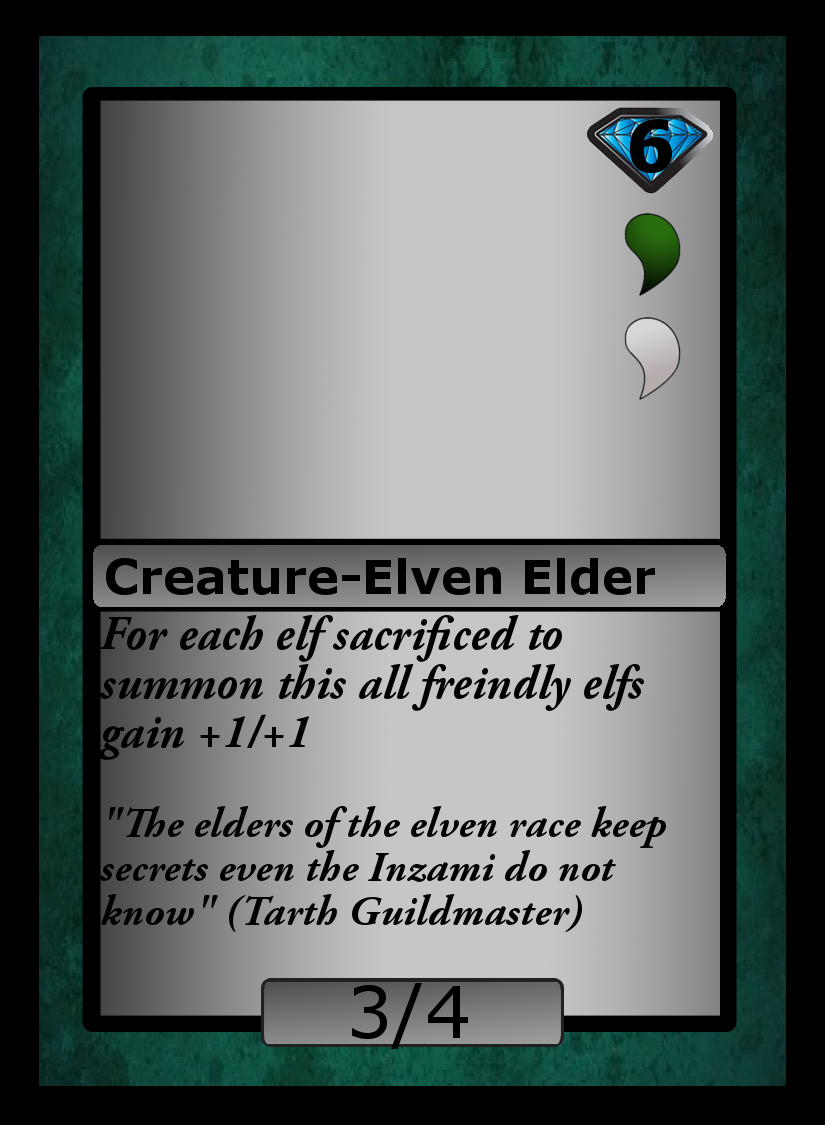
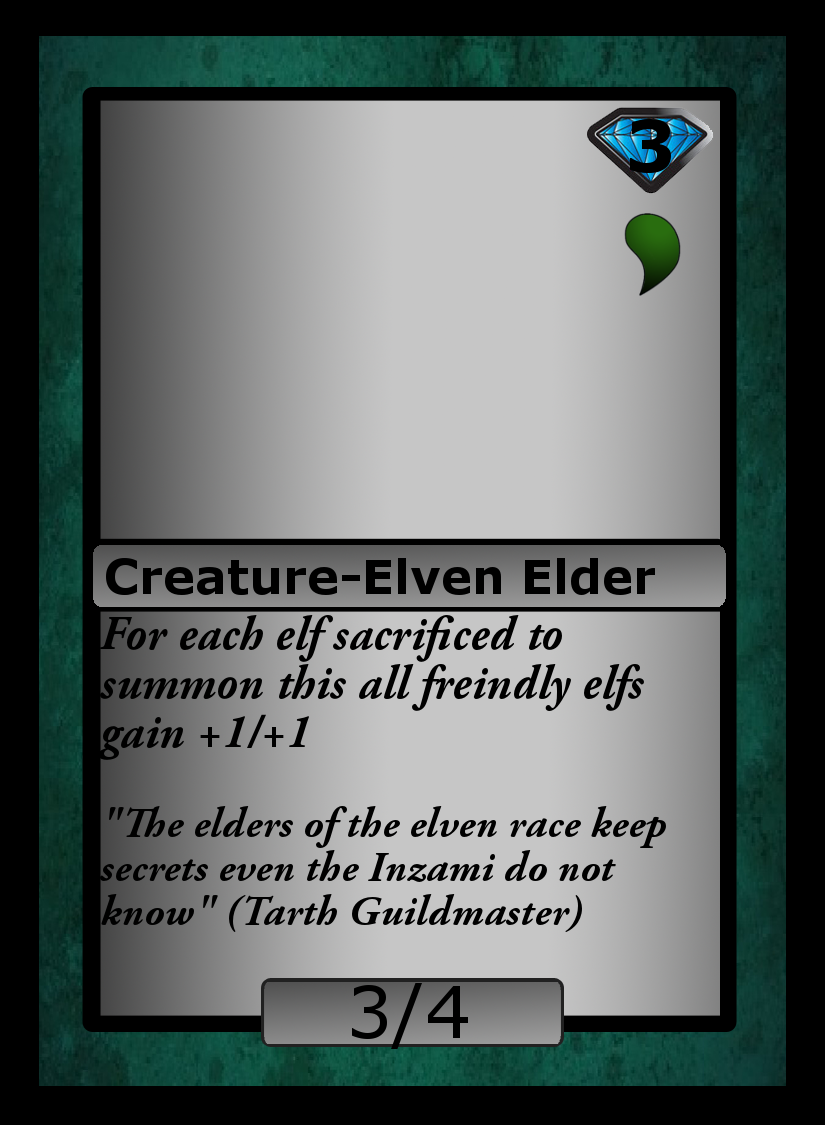
Layers edited between the first and the second w=825, h=1125 image:
renamed "6" to "3", painted on it over bbox(630, 119, 672, 173)
painted on "neutralessence.png" over bbox(624, 317, 681, 400)
